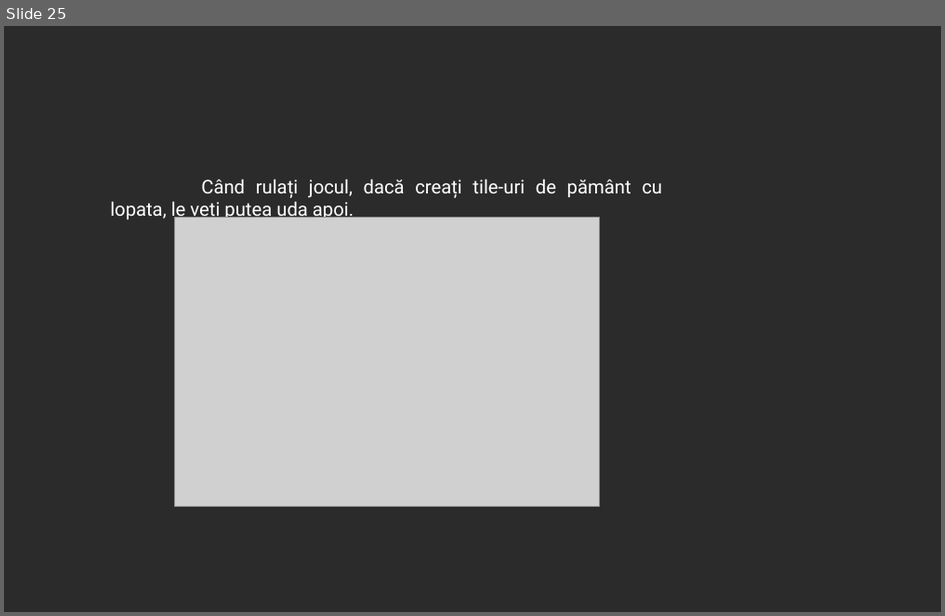
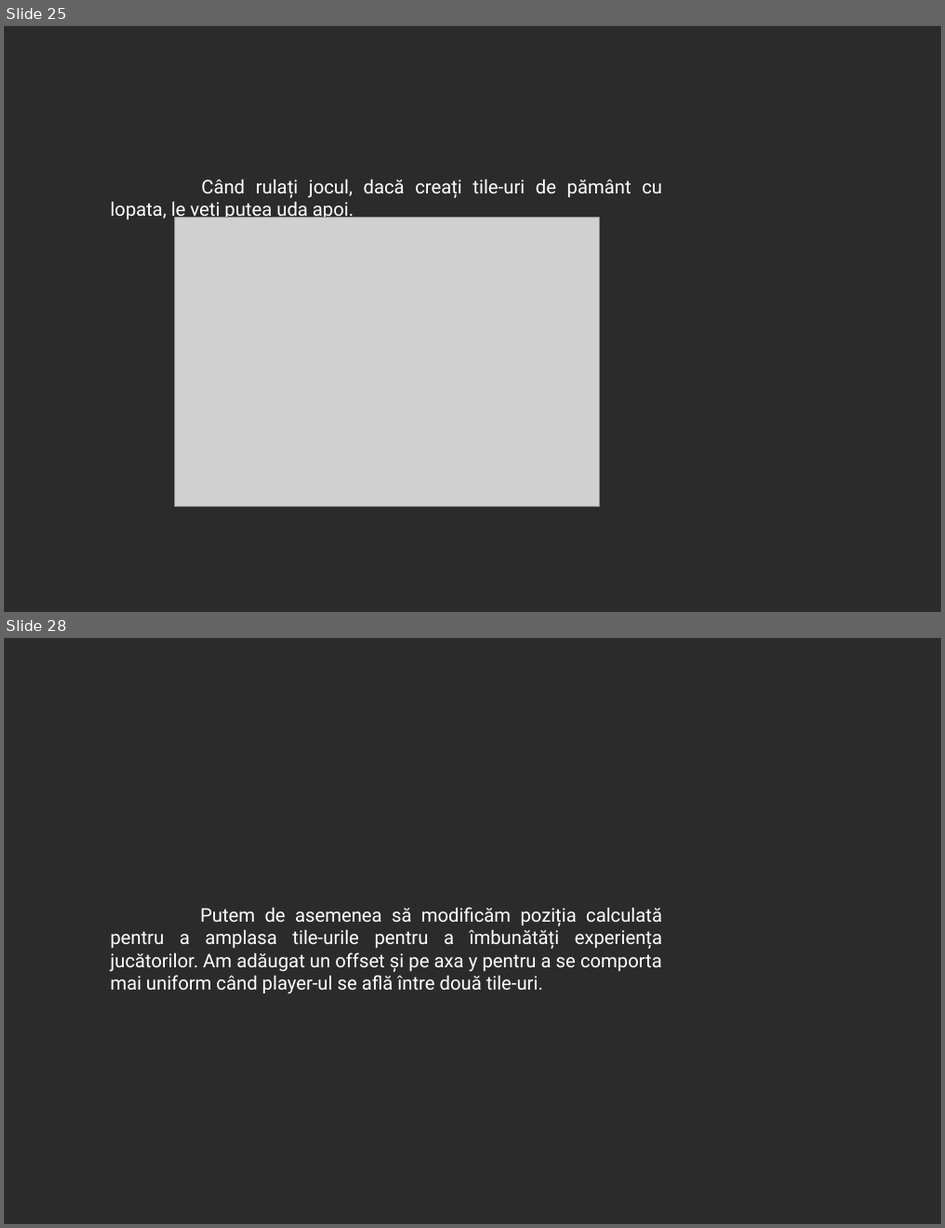
Before and after one commit to 0xspiderr/gdc-upt-presentations, a slide deck: presentation_4/presentation_4.odp. Shown one above the other, each under a label of ours: slide 25 before the commit, slides 25 and 28 after it; the slides between them are not shown. The pictures are 945x616 and 945x1228 pixels, drawn with LibreOffice and Linux fonts; fonts in the diff are those of the drawing; grey boxes stand for pictures; background and template pictures are left out; a plain dark background stands for a picture behind light text. Boxes give left, top, right and bottom in pixels: in the first picture for what was removed or moved away, otherwise in the second. Text is boxed around its words. In the diff, an @@ line names an element or a change of style, - is before the commit and + after.

```diff
--- a/presentation_4/presentation_4.odp
+++ b/presentation_4/presentation_4.odp
@@ slide 28 added at (4,638,941,1224), background picture (left out) @@
@@ text added at (110,907,662,994), 16 pt, text #FFFFFF @@
+Putem de asemenea să modificăm poziția calculată pentru a amplasa tile-urile pentru a îmbunătăți experiența jucătorilor. Am adăugat un offset și pe axa y pentru a se comporta mai uniform când player-ul se află între două tile-uri.
```
Also in this commit, not shown: 40 other slides added, 8 other files.
